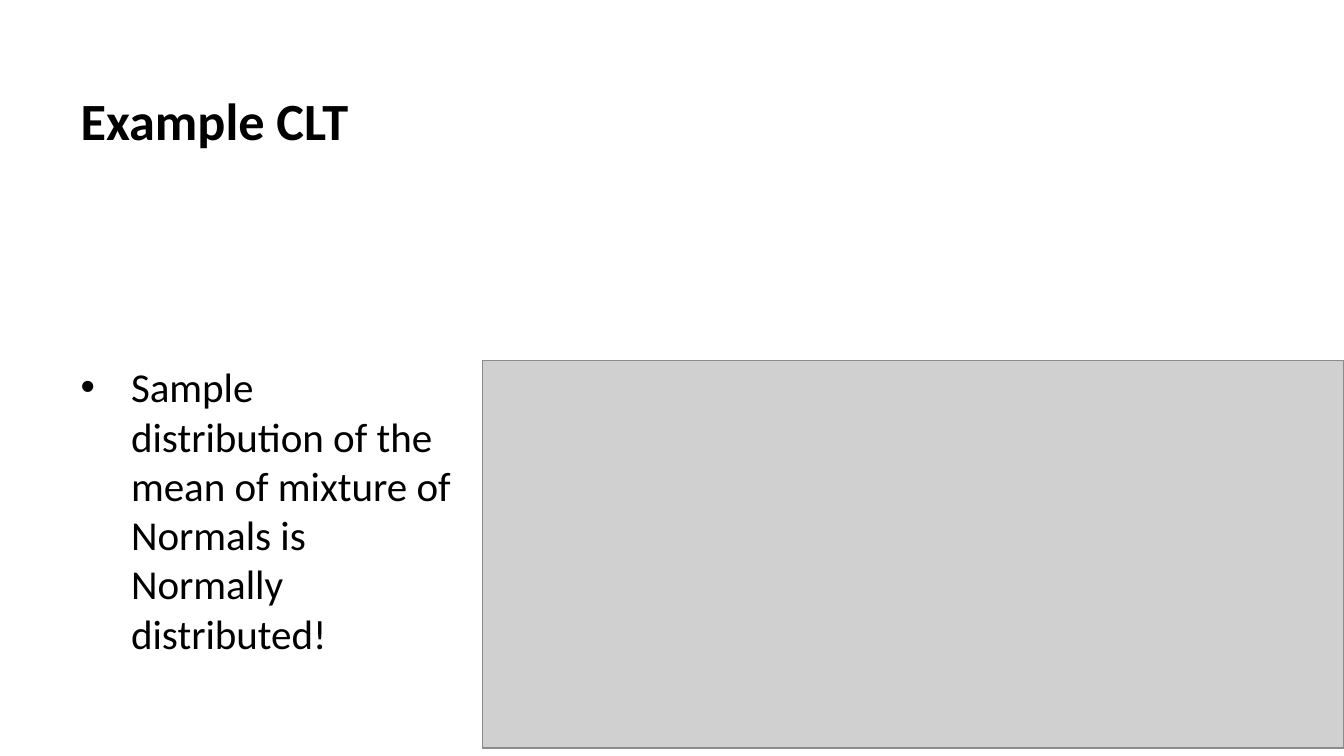
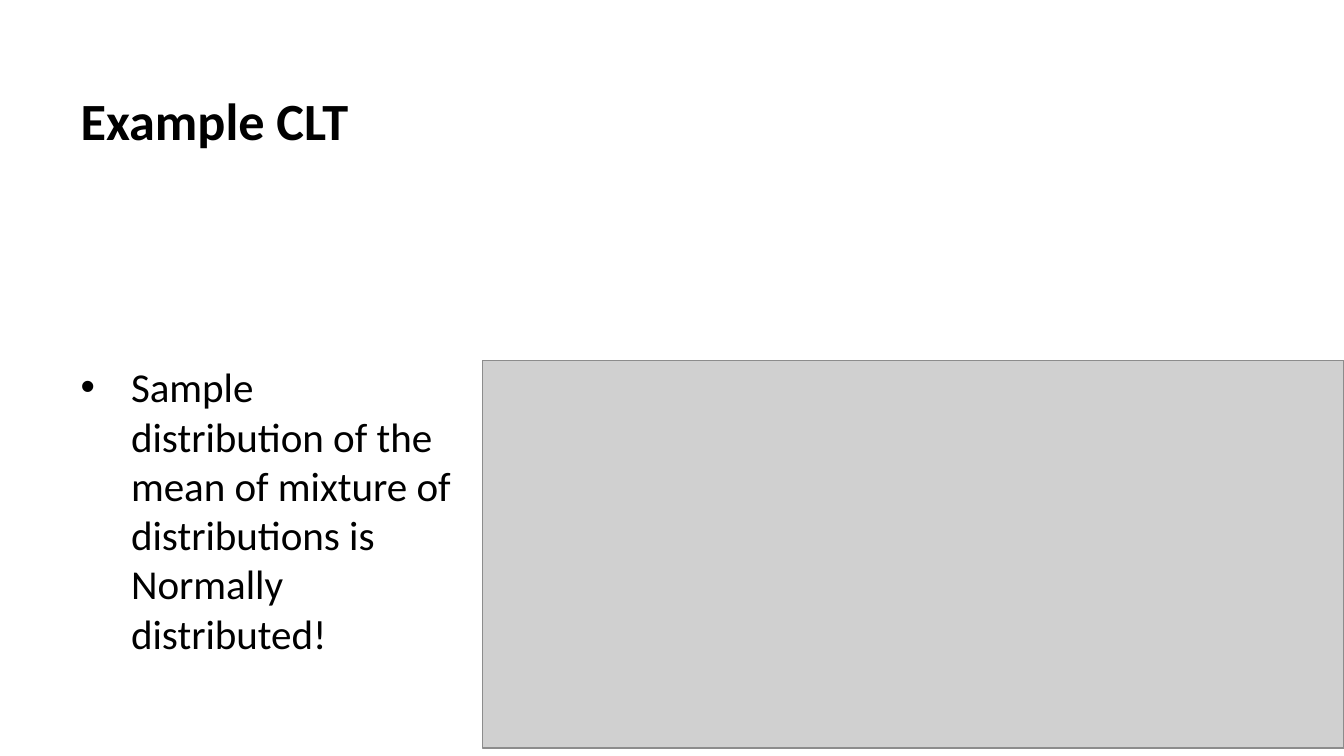
Before and after one commit to StephenElston/CSCI-E-83, a slide deck: slide 24 of LectureSlides/04_SamplingAndSimulation.pptx (slide 20 before the commit). Drawn at 1344x756 pixels with LibreOffice and Linux fonts; fonts in the diff are those of the drawing; grey boxes stand for pictures. Boxes give left, top, right and bottom in pixels: in the first picture for what was removed or moved away, otherwise in the second. Text is boxed around its words. In the diff, an @@ line names an element or a change of style, - is before the commit and + after.

Commit message:
Added visualization review slides and examples

```diff
--- a/LectureSlides/04_SamplingAndSimulation.pptx
+++ b/LectureSlides/04_SamplingAndSimulation.pptx
@@ text at box(131, 373, 451, 650): text changed @@
-• Sample distribution of the mean of mixture of Normals is Normally distributed!
+• Sample distribution of the mean of mixture of distributions is Normally distributed!
```
Also in this commit, not shown: 5 other slides changed, 6 slides added, 1 slide removed, 2 other files.
